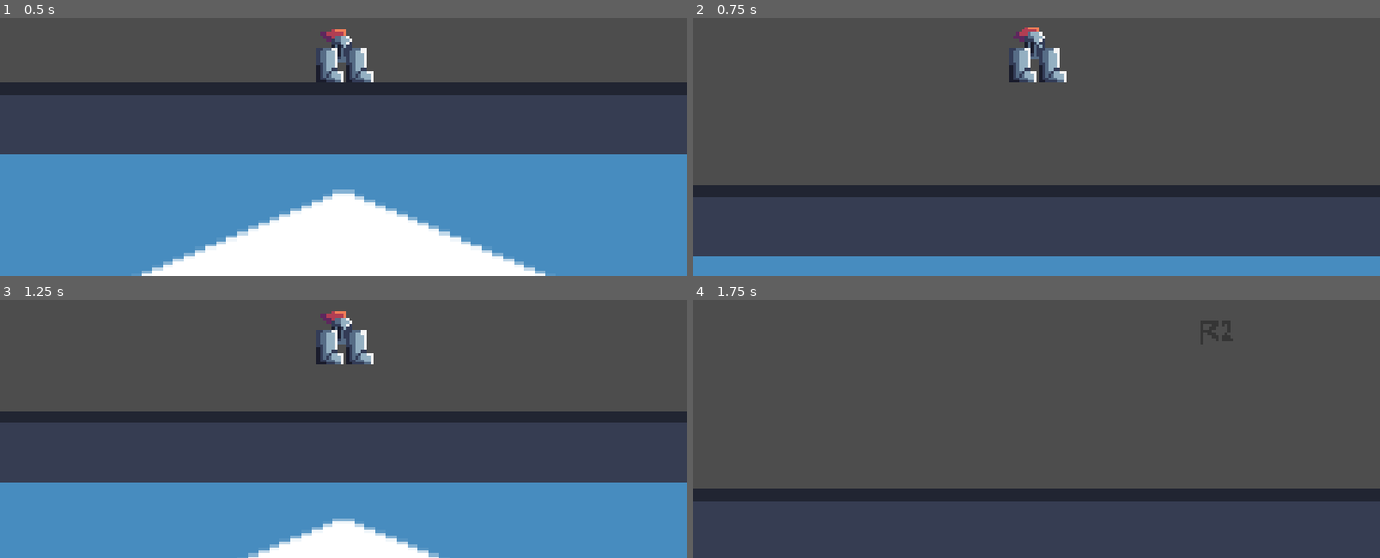
Above: before the commit, frames 1-4 (two rows, left to right).
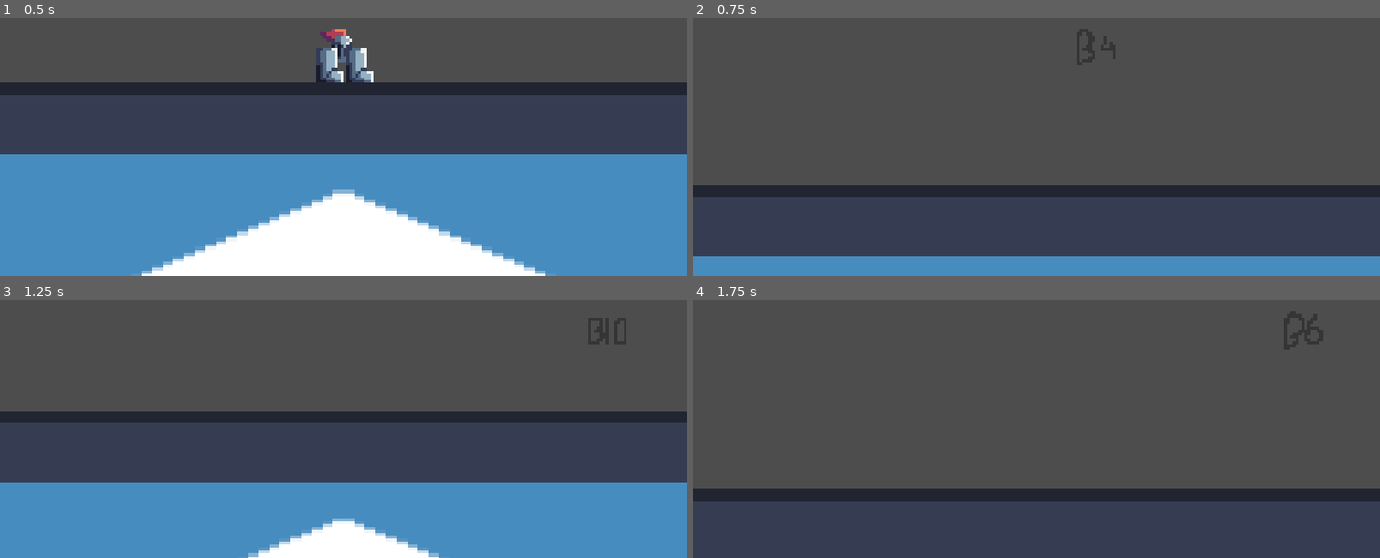
Above: after the commit, the same moments.

Repository: Nukkao/haven-2026
Game: Godot game, scene res://scenes/game.tscn
The game is run twice, just before and just after one commit, with the same random seed, the same clock (stepped at 60 frames per second) and the same inputs. The engine's default icon, where the game draws it, is replaced by a stand-in: a white triangle on a blue panel in a dark square.
Inputs:
- Up to frame 1 (0.5 s): no input
- Up to frame 2 (0.75 s): tap Enter (ui_accept) at 0.5, 0.6 s; hold Right (ui_right) from 0.53 s (still down)
- Up to frame 3 (1.25 s): keep holding Right (ui_right); tap Enter (ui_accept) at 0.77, 1.07 s
- Up to frame 4 (1.75 s): keep holding Right (ui_right); tap Enter (ui_accept) at 1.35, 1.52 s

Frame 1 is identical in both runs. In frame 2, 1.2% of the frame differs, in the area x 46-55%, y 3-25%; in frame 3, 1.2%; in frame 4, less than 0.1%.

Commit message:
player air movement limited to 0.7 seconds after jump

Diff:
--- a/scenes/player.gd
+++ b/scenes/player.gd
@@ -2,10 +2,12 @@
 
 
 const SPEED = 150.0
+const AIRSPEED = 15
+const MAXSPEED = 200
 const JUMP_VELOCITY = -200
 
 @onready var animated_sprite = $AnimatedSprite2D
-
+@onready var air_move_timer = $AirMoveTimer
 
 func _physics_process(delta: float) -> void:
 	# Add the gravity.
@@ -15,6 +17,7 @@
 	# Handle jump.
 	if Input.is_action_just_pressed("ui_accept") and is_on_floor():
 		velocity.y = JUMP_VELOCITY
+		air_move_timer.start()
 
 	# Get the input direction and handle the movement/deceleration.
 	# As good practice, you should replace UI actions with custom gameplay actions.
@@ -37,5 +40,17 @@
 	elif direction < 0:
 		animated_sprite.flip_h = true
 
+	#AIR MOVEMENT
+	if not air_move_timer.is_stopped():
+		animated_sprite.play("flip")
+		velocity.x += direction * AIRSPEED
+
+	#Limit speed
+	if abs(velocity.x) > MAXSPEED:
+		if velocity.x > 0:
+			velocity.x = MAXSPEED
+		else:
+			velocity.x = -MAXSPEED
+
 
 	move_and_slide()
--- a/scenes/player.tscn
+++ b/scenes/player.tscn
@@ -45,23 +45,23 @@
 
 [sub_resource type="AtlasTexture" id="AtlasTexture_3v2ag"]
 atlas = ExtResource("1_lj8jo")
+region = Rect2(0, 80, 20, 20)
+
+[sub_resource type="AtlasTexture" id="AtlasTexture_jej6c"]
+atlas = ExtResource("1_lj8jo")
+region = Rect2(20, 80, 20, 20)
+
+[sub_resource type="AtlasTexture" id="AtlasTexture_f1ej7"]
+atlas = ExtResource("1_lj8jo")
+region = Rect2(40, 80, 20, 20)
+
+[sub_resource type="AtlasTexture" id="AtlasTexture_oprun"]
+atlas = ExtResource("1_lj8jo")
+region = Rect2(60, 80, 20, 20)
+
+[sub_resource type="AtlasTexture" id="AtlasTexture_a8ls1"]
+atlas = ExtResource("1_lj8jo")
 region = Rect2(80, 80, 20, 20)
-
-[sub_resource type="AtlasTexture" id="AtlasTexture_jej6c"]
-atlas = ExtResource("1_lj8jo")
-region = Rect2(60, 80, 20, 20)
-
-[sub_resource type="AtlasTexture" id="AtlasTexture_f1ej7"]
-atlas = ExtResource("1_lj8jo")
-region = Rect2(40, 80, 20, 20)
-
-[sub_resource type="AtlasTexture" id="AtlasTexture_oprun"]
-atlas = ExtResource("1_lj8jo")
-region = Rect2(20, 80, 20, 20)
-
-[sub_resource type="AtlasTexture" id="AtlasTexture_a8ls1"]
-atlas = ExtResource("1_lj8jo")
-region = Rect2(0, 80, 20, 20)
 
 [sub_resource type="AtlasTexture" id="AtlasTexture_ij6vw"]
 atlas = ExtResource("1_lj8jo")
@@ -164,9 +164,9 @@
 "duration": 1.0,
 "texture": SubResource("AtlasTexture_a8ls1")
 }],
-"loop": 1,
+"loop": 0,
 "name": &"flip",
-"speed": 5.0
+"speed": 14.0
 }, {
 "frames": [{
 "duration": 1.0,
@@ -229,9 +229,14 @@
 [node name="AnimatedSprite2D" type="AnimatedSprite2D" parent="." unique_id=1145236457]
 position = Vector2(0, -10)
 sprite_frames = SubResource("SpriteFrames_ij6vw")
-animation = &"idle"
+animation = &"flip"
 autoplay = "idle"
+frame_progress = 1.0
 
 [node name="CollisionShape2D" type="CollisionShape2D" parent="." unique_id=475979105]
 position = Vector2(0, -8)
 shape = SubResource("CircleShape2D_yf5fn")
+
+[node name="AirMoveTimer" type="Timer" parent="." unique_id=604789431]
+wait_time = 0.7
+one_shot = true
